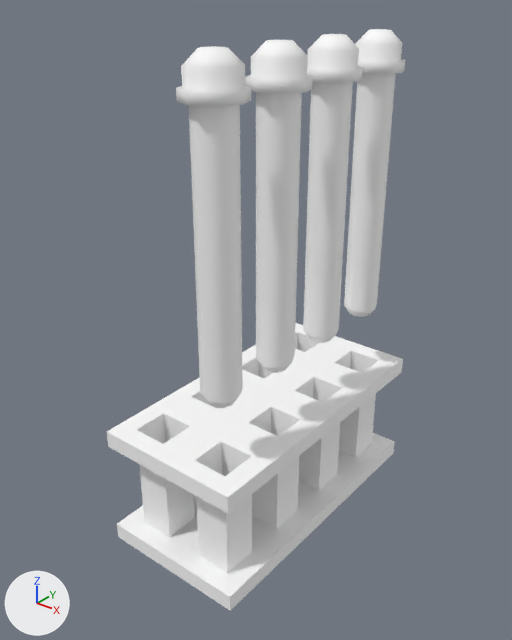
Two versions of the FBX model Broken Dreams/Assets/3D Models/IntroLevel/Cell2/Cell2Props/LabTubeRack.fbx, one commit apart.
Before and after are seen from a 50 mm lens placed at (-0.606, 2.546, 5.422), pointed at (-0.97, 3.002, 5.14). The axes (+X, +Y, +Z) are drawn at lower left. The lights are the same throughout. Where no turn or scale is listed for an object, it has been applied to the vertices.

Objects in the first picture: 'LabTubeA', 'LabTubeB', 'LabTubeC', 'LabTubeD', 'LabTubeRack'.
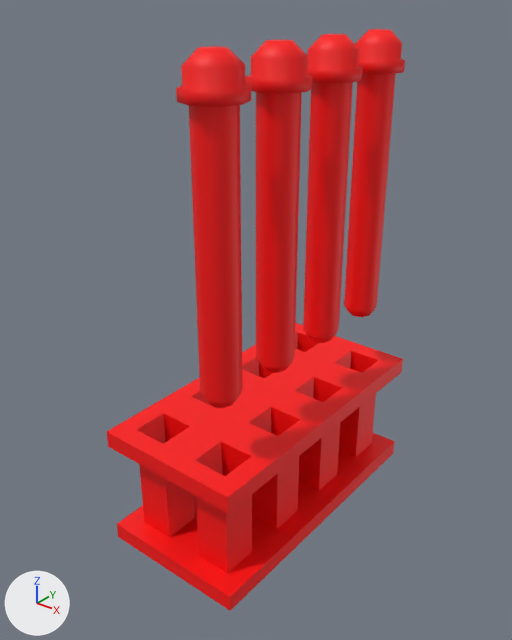
Pixel boxes [x1, y1, x2, y2] of what changed, in the pictures (512 x 640 px):
'LabTubeRack', recoloured (white to red): [107, 323, 403, 611] in both
'LabTubeD', recoloured (white to red): [176, 46, 251, 408] in both
'LabTubeC', recoloured (white to red): [245, 39, 313, 373] in both
'LabTubeB', recoloured (white to red): [303, 34, 363, 343] in both
'LabTubeA', recoloured (white to red): [344, 29, 405, 317] in both

Edits to the bpy script that builds the scene:
```text
Add mat_fleshydoor_mat:
    mat_fleshydoor_mat = principled_material('Fleshydoor_Mat')
    mat_fleshydoor_mat.base_color = (1.0, 0.0, 0.0)  # red #ff0000
    mat_fleshydoor_mat.roughness = 0.553
Change me_mesh:
    where me_mesh.from_pydata(...)  # 215 vertices, 199 faces; spans x -0.071..0.071, y -0.142..0.142, z -0.061..0.061
    remove me_mesh.materials.append(mat_cell2furn_mat)  # white #ffffff
    add me_mesh.materials.append(mat_fleshydoor_mat)  # red #ff0000
Change me_mesh_002:
    where me_mesh_002.from_pydata(...)  # 64 vertices, 58 faces; spans x -0.025..0.025, y -0.025..0.025, z -0.133..0.133
    remove me_mesh_002.materials.append(mat_cell2furn_mat)  # white #ffffff
    add me_mesh_002.materials.append(mat_fleshydoor_mat)  # red #ff0000
Change me_mesh_004:
    where me_mesh_004.from_pydata(...)  # 64 vertices, 58 faces; spans x -0.025..0.025, y -0.025..0.025, z -0.133..0.133
    remove me_mesh_004.materials.append(mat_cell2furn_mat)  # white #ffffff
    add me_mesh_004.materials.append(mat_fleshydoor_mat)  # red #ff0000
Change me_mesh_001:
    where me_mesh_001.from_pydata(...)  # 64 vertices, 58 faces; spans x -0.025..0.025, y -0.025..0.025, z -0.133..0.133
    remove me_mesh_001.materials.append(mat_cell2furn_mat)  # white #ffffff
    add me_mesh_001.materials.append(mat_fleshydoor_mat)  # red #ff0000
Change me_mesh_003:
    where me_mesh_003.from_pydata(...)  # 64 vertices, 58 faces; spans x -0.025..0.025, y -0.025..0.025, z -0.133..0.133
    remove me_mesh_003.materials.append(mat_cell2furn_mat)  # white #ffffff
    add me_mesh_003.materials.append(mat_fleshydoor_mat)  # red #ff0000
```
